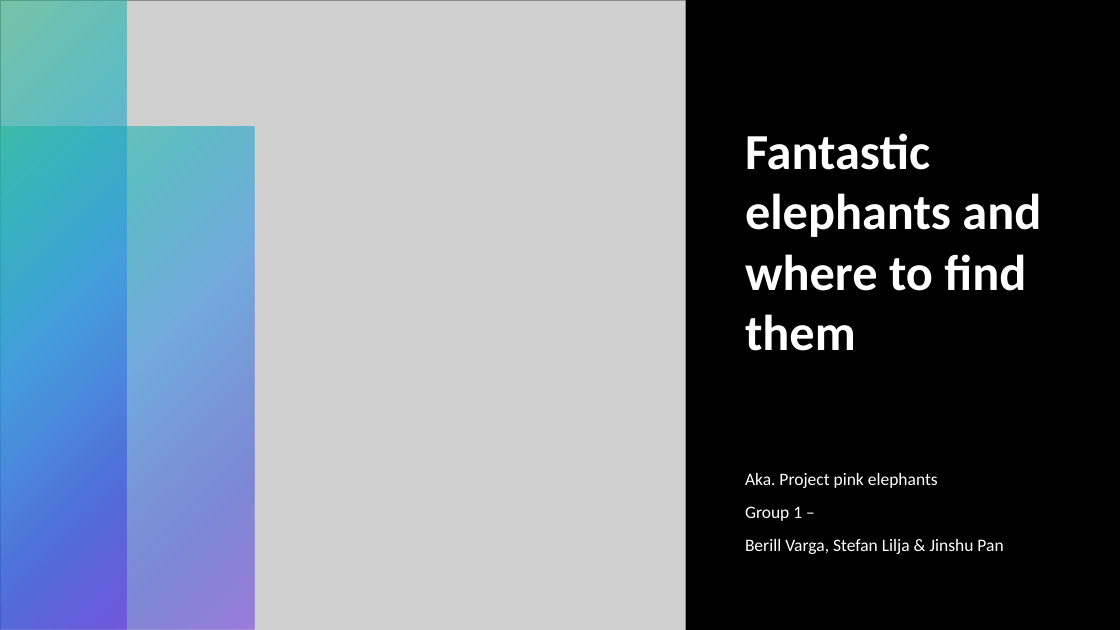
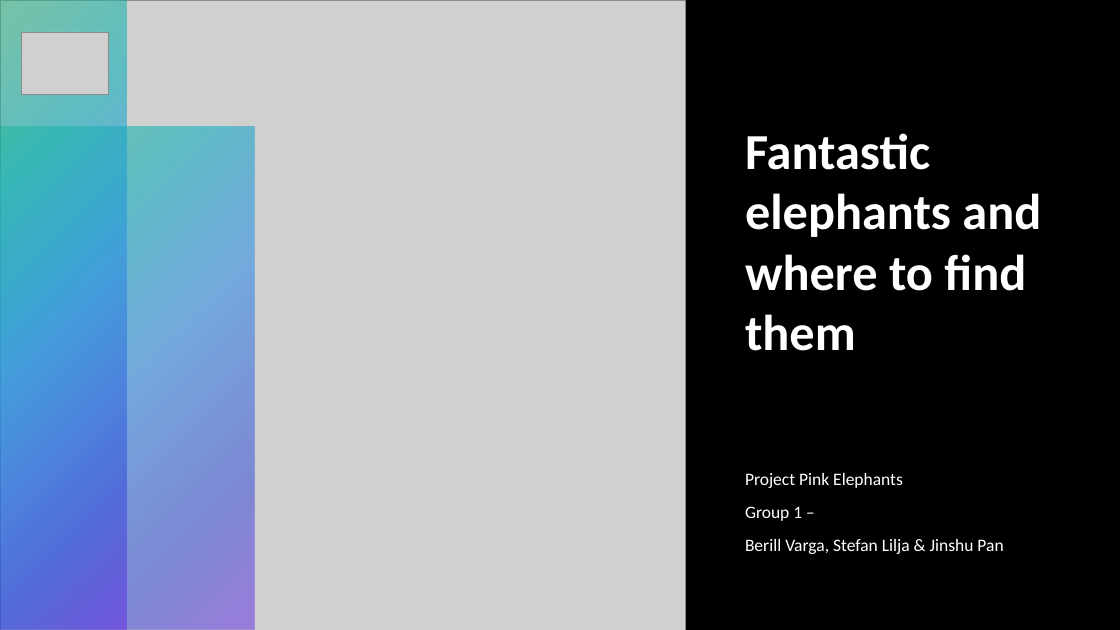
Before and after one commit to stefanlilja/pink_elephants, a slide deck: slide 1 of pitch.pptx. Drawn at 1120x630 pixels with LibreOffice and Linux fonts; fonts in the diff are those of the drawing; grey boxes stand for pictures. Boxes give left, top, right and bottom in pixels: in the first picture for what was removed or moved away, otherwise in the second. Text is boxed around its words. In the diff, an @@ line names an element or a change of style, - is before the commit and + after.

```diff
--- a/pitch.pptx
+++ b/pitch.pptx
@@ picture added at box(22, 32, 108, 95) @@
@@ subtitle at box(745, 473, 903, 488): text changed @@
-Aka. Project pink elephants
+Project Pink Elephants
```
Also in this commit, not shown: 5 other slides changed.
